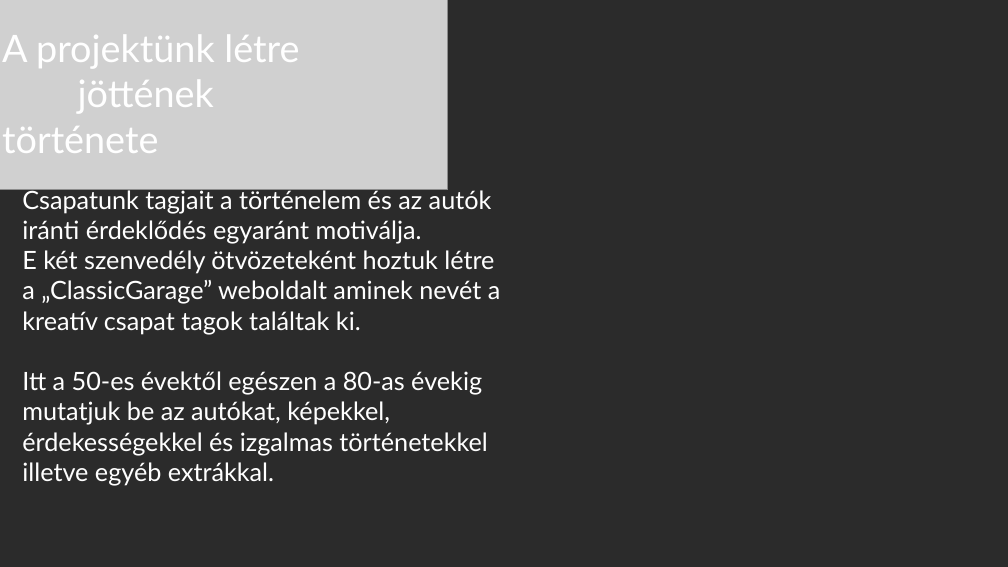
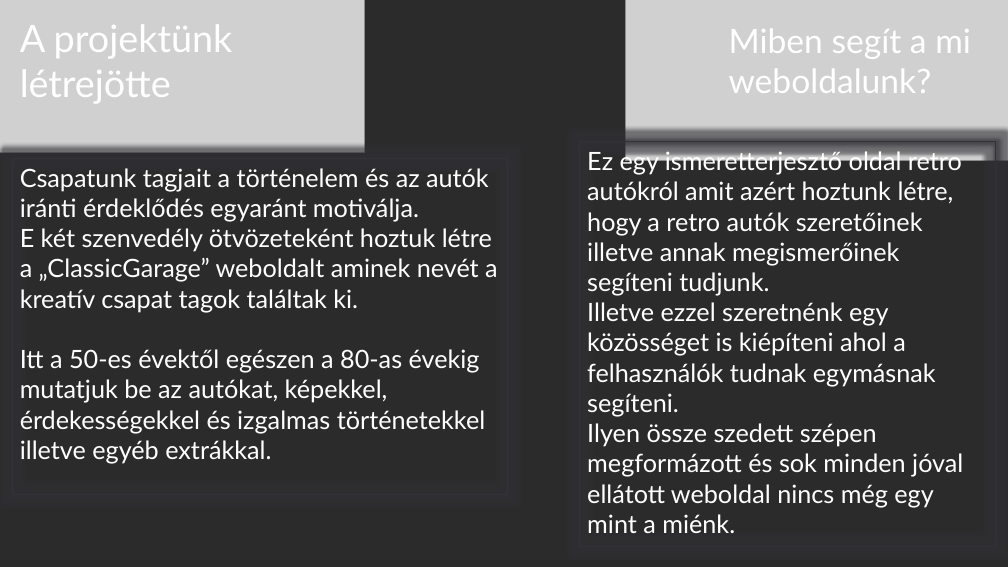
Before and after one commit to ponuzsr/vizsgaremek, a slide deck: slide 2 of Vizsgaremek_Ppt.pptx. Drawn at 1008x567 pixels with LibreOffice and Linux fonts; fonts in the diff are those of the drawing; grey boxes stand for pictures; background and template pictures are left out; a plain dark background stands for a picture behind light text. Boxes give left, top, right and bottom in pixels: in the first picture for what was removed or moved away, otherwise in the second. Text is boxed around its words. In the diff, an @@ line names an element or a change of style, - is before the commit and + after.

Commit message:
Powerpoint images is added
Our ppt is almost done 70%

```diff
--- a/Vizsgaremek_Ppt.pptx
+++ b/Vizsgaremek_Ppt.pptx
@@ picture: place and size @@
-picture at (0,0,448,190)
+picture at (0,0,364,153)
@@ text at (20,25,233,103): text changed @@
-A projektünk létre jöttének története
+A projektünk
+létrejötte
@@ picture added at (626,0,1008,160) @@
@@ text added at (729,29,971,93), 32 pt, text #FFFFFF @@
+Miben segít a mi weboldalunk?
@@ rectangle added at (580,141,996,546), outline #333237 0.75 pt, 24 pt, text #FFFFFF @@
+Ez egy ismeretterjesztő oldal retro autókról amit azért hoztunk létre, hogy a retro autók szeretőinek illetve annak megismerőinek segíteni tudjunk.
+Illetve ezzel szeretnénk egy közösséget is kiépíteni ahol a felhasználók tudnak egymásnak segíteni.
+Ilyen össze szedett szépen megformázott és sok minden jóval ellátott weboldal nincs még egy mint a miénk.
@@ rectangle "Csapatunk tagjait a történelem és ...": place and size @@
-rectangle "Csapatunk tagjait a történelem és ..." at (22,187,501,485)
+rectangle "Csapatunk tagjait a történelem és ..." at (12,158,507,494)
@@ rectangle "Csapatunk tagjait a történelem és ..." at (12,158,507,494): outline none to #333237 0.75 pt @@
```
Also in this commit, not shown: 13 other slides changed, 8 slides added, 1 slide removed.
